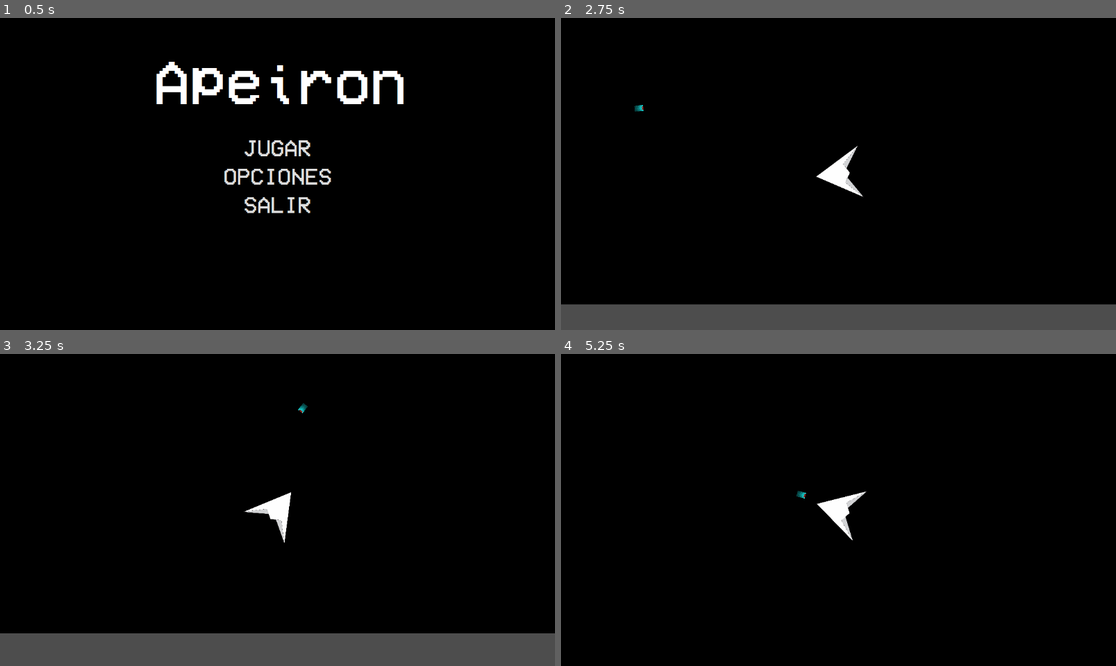
Above: before the commit, frames 1-4 (two rows, left to right).
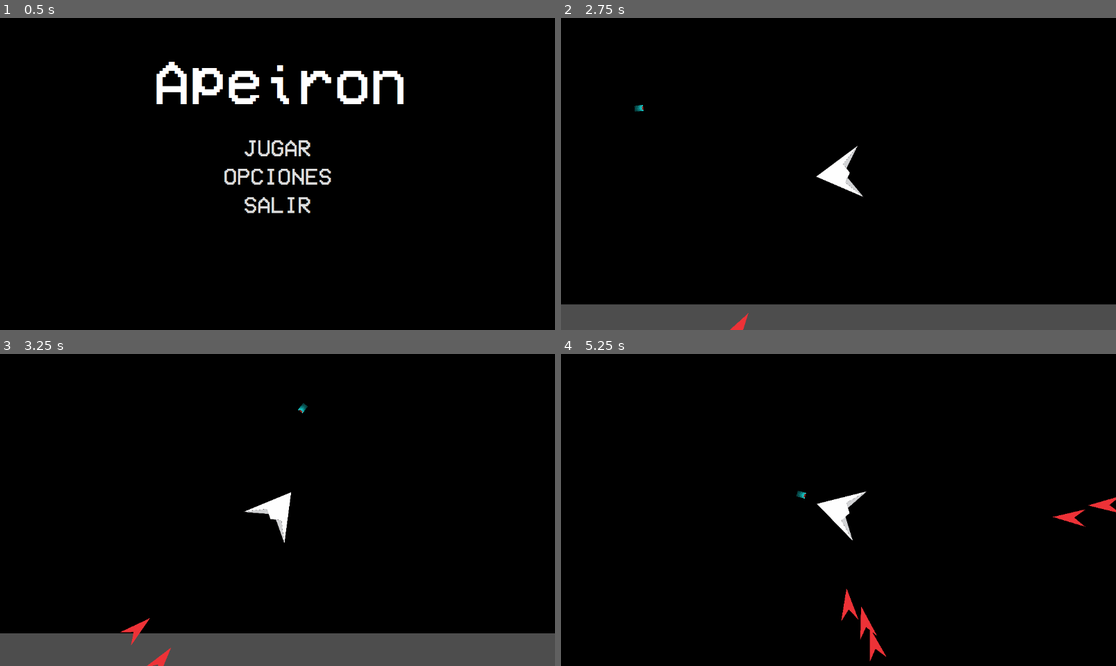
Above: after the commit, the same moments.

Repository: Maretesus666/Apeiron
Game: Godot game, scene res://scenes/menu.tscn
Same seed, same stepped clock (60 frames per second), same inputs: the game is played once before the commit and once after it.
Inputs (mouse positions are in pixels of both pictures, inside the frame that each line leads up to):
- Up to frame 1 (0.5 s): no input
- Up to frame 2 (2.75 s): click "JUGAR" at 0.5 s; tap Enter at 1.25 s; move the mouse to (960, 158) at 1.27 s; hold D (move_right) 1.28-2.03 s; click (960, 158) at 1.35 s; tap Space at 2 s; move the mouse to (727, 189) at 2.02 s; hold S (move_down) from 2.03 s (still down); click (727, 189) at 2.1 s
- Up to frame 3 (3.25 s): move the mouse to (333, 441) at 2.77 s; release S (move_down) at 2.78 s; hold D (move_right) from 2.78 s (still down); click (333, 441) at 2.85 s
- Up to frame 4 (5.25 s): move the mouse to (810, 572) at 3.52 s; release D (move_right) at 3.53 s; hold W (move_up) 3.53-4.28 s; click (810, 572) at 3.6 s; move the mouse to (1005, 556) at 4.27 s; hold A (move_left) from 4.28 s (still down); click (1005, 556) at 4.35 s; move the mouse to (672, 463) at 5.02 s; click (672, 463) at 5.1 s

Frame 1 is identical in both runs. In frame 2, less than 0.1% of the frame differs, in the area x 30-34%, y 94-100%; in frame 3, 0.2%; in frame 4, 0.6%, in the area x 50-100%, y 45-99%.

Commit message:
Enemigos
Se agregan enemigos con logica de movimiento y muerte

Diff:
--- a/apeiron-godot/scenes/bala.tscn
+++ b/apeiron-godot/scenes/bala.tscn
@@ -1,12 +1,12 @@
-[gd_scene load_steps=4 format=3 uid="uid://bul724b2bfmo1"]
+[gd_scene load_steps=4 format=3 uid="uid://k3mgp21netck"]
 
-[ext_resource type="Script" path="res://scripts/bala.gd" id="1_ouy26"]
+[ext_resource type="Script" uid="uid://bjkvtheorracu" path="res://scripts/bala.gd" id="1_ouy26"]
 [ext_resource type="Texture2D" uid="uid://dyh1bvourb0er" path="res://assets/sprites/bala.png" id="2_dahxl"]
 
 [sub_resource type="RectangleShape2D" id="RectangleShape2D_qtwi5"]
 size = Vector2(18, 12)
 
-[node name="Bala" type="Area2D"]
+[node name="Bala" type="Area2D" groups=["player", "player_bullet"]]
 script = ExtResource("1_ouy26")
 
 [node name="Sprite2D" type="Sprite2D" parent="."]
--- a/apeiron-godot/scenes/bala_2.tscn
+++ /dev/null
@@ -1,14 +0,0 @@
-[gd_scene load_steps=3 format=3 uid="uid://rrrpkjlcxs3e"]
-
-[ext_resource type="Texture2D" uid="uid://dyh1bvourb0er" path="res://assets/sprites/bala.png" id="1_7jdec"]
-
-[sub_resource type="RectangleShape2D" id="RectangleShape2D_pl6fa"]
-size = Vector2(18, 12)
-
-[node name="bala2" type="CharacterBody2D"]
-
-[node name="CollisionShape2D" type="CollisionShape2D" parent="."]
-shape = SubResource("RectangleShape2D_pl6fa")
-
-[node name="Sprite2D" type="Sprite2D" parent="."]
-texture = ExtResource("1_7jdec")
--- /dev/null
+++ b/apeiron-godot/scenes/enemigo.tscn
@@ -0,0 +1,23 @@
+[gd_scene load_steps=4 format=3 uid="uid://pu3q7pahxxq2"]
+
+[ext_resource type="Script" uid="uid://b5b5e1bslatle" path="res://scripts/enemigo.gd" id="1_hlx46"]
+[ext_resource type="Texture2D" uid="uid://cwqugk8wrh7st" path="res://assets/sprites/enemigo.png" id="2_1yqjy"]
+
+[sub_resource type="CapsuleShape2D" id="CapsuleShape2D_pe0jf"]
+radius = 113.5
+height = 668.0
+
+[node name="Enemigo" type="Area2D"]
+script = ExtResource("1_hlx46")
+
+[node name="Sprite2D" type="Sprite2D" parent="."]
+texture_repeat = 1
+rotation = 1.5707964
+scale = Vector2(0.09, 0.09)
+texture = ExtResource("2_1yqjy")
+
+[node name="CollisionShape2D" type="CollisionShape2D" parent="."]
+position = Vector2(2.861023e-06, 7.1525574e-07)
+rotation = 1.5707964
+scale = Vector2(0.09, 0.09)
+shape = SubResource("CapsuleShape2D_pe0jf")
--- a/apeiron-godot/scenes/game.tscn
+++ b/apeiron-godot/scenes/game.tscn
@@ -1,12 +1,26 @@
-[gd_scene load_steps=4 format=3 uid="uid://dn7ruopjurr62"]
+[gd_scene load_steps=6 format=3 uid="uid://dn7ruopjurr62"]
 
 [ext_resource type="Shader" uid="uid://cvu8ucill03dy" path="res://shaders/menu.gdshader" id="1_5evyv"]
 [ext_resource type="PackedScene" uid="uid://bcq45ypkaysta" path="res://scenes/jugador.tscn" id="1_svaqf"]
+[ext_resource type="Script" uid="uid://j7y4uc0ptpcw" path="res://scripts/enemy_spawner.gd" id="3_lnu2h"]
+
+[sub_resource type="GDScript" id="GDScript_lbhrr"]
+script/source = "extends Node2D
+
+
+var enemy_scene = preload(\"res://scenes/enemigo.tscn\")
+
+func spawn_enemy(position: Vector2):
+	var enemy = enemy_scene.instantiate()
+	enemy.global_position = position
+	add_child(enemy)
+"
 
 [sub_resource type="ShaderMaterial" id="ShaderMaterial_70w4t"]
 shader = ExtResource("1_5evyv")
 
 [node name="Game" type="Node2D"]
+script = SubResource("GDScript_lbhrr")
 
 [node name="Fondo" type="ColorRect" parent="."]
 material = SubResource("ShaderMaterial_70w4t")
@@ -23,3 +37,6 @@
 color = Color(0, 0, 0, 1)
 
 [node name="Jugador" parent="." instance=ExtResource("1_svaqf")]
+
+[node name="EnemySpawner" type="Node2D" parent="."]
+script = ExtResource("3_lnu2h")
--- a/apeiron-godot/scenes/jugador.tscn
+++ b/apeiron-godot/scenes/jugador.tscn
@@ -2,14 +2,18 @@
 
 [ext_resource type="Script" uid="uid://deo2rgxhri75e" path="res://scripts/jugador.gd" id="1_st4uy"]
 [ext_resource type="Texture2D" uid="uid://dsqmf3qkp4ovd" path="res://assets/sprites/nave.png" id="1_xbmdn"]
-[ext_resource type="PackedScene" uid="uid://bul724b2bfmo1" path="res://scenes/bala.tscn" id="3_r2ihm"]
+[ext_resource type="PackedScene" uid="uid://k3mgp21netck" path="res://scenes/bala.tscn" id="3_r2ihm"]
 [ext_resource type="Script" uid="uid://chch6oeolhd3b" path="res://scripts/camera_2d.gd" id="4_k64kw"]
 
 [sub_resource type="CircleShape2D" id="CircleShape2D_y38cv"]
-radius = 200.0
+radius = 270.1851
 
-[node name="jugador" type="CharacterBody2D"]
+[node name="jugador" type="CharacterBody2D" groups=["player"]]
 script = ExtResource("1_st4uy")
+
+[node name="Bala" parent="." instance=ExtResource("3_r2ihm")]
+scale = Vector2(0.1, 0.1)
+script = null
 
 [node name="Sprite2D" type="Sprite2D" parent="."]
 texture_filter = 2
@@ -23,13 +27,6 @@
 scale = Vector2(0.1, 0.1)
 shape = SubResource("CircleShape2D_y38cv")
 
-[node name="Marker2D" type="Marker2D" parent="."]
-position = Vector2(-58, -48)
-scale = Vector2(0.1, 0.1)
-
-[node name="Bala" parent="." instance=ExtResource("3_r2ihm")]
-scale = Vector2(0.1, 0.1)
-
 [node name="PuntoDisparo" type="Node2D" parent="."]
 position = Vector2(47, 0)
 
--- a/apeiron-godot/scenes/menu.tscn
+++ b/apeiron-godot/scenes/menu.tscn
@@ -1,10 +1,10 @@
 [gd_scene load_steps=9 format=3 uid="uid://bcyxi72ks4vie"]
 
 [ext_resource type="FontFile" uid="uid://bjkvctpyibltk" path="res://assets/fonts/ultrakill.ttf" id="1_ckuiw"]
-[ext_resource type="Script" path="res://scenes/menu.gd" id="1_kidjv"]
-[ext_resource type="Script" path="res://scripts/titulo_ola.gd" id="2_6tvaa"]
-[ext_resource type="Script" path="res://scripts/titulo.gd" id="2_jj1jh"]
-[ext_resource type="Shader" path="res://shaders/menu.gdshader" id="3_usg53"]
+[ext_resource type="Script" uid="uid://chihlynhm4o78" path="res://scripts/menu.gd" id="1_kidjv"]
+[ext_resource type="Script" uid="uid://cm7y5qhy54j7n" path="res://scripts/titulo_ola.gd" id="2_6tvaa"]
+[ext_resource type="Script" uid="uid://b0joy2nsrr6r3" path="res://scripts/titulo.gd" id="2_jj1jh"]
+[ext_resource type="Shader" uid="uid://cvu8ucill03dy" path="res://shaders/menu.gdshader" id="3_usg53"]
 [ext_resource type="StyleBox" uid="uid://vcrduyxrmcu" path="res://shaders/transparente.tres" id="5_5s8gr"]
 
 [sub_resource type="ShaderMaterial" id="ShaderMaterial_fl2qg"]
@@ -96,9 +96,9 @@
 theme_override_colors/icon_normal_color = Color(1, 0, 0, 1)
 theme_override_fonts/font = ExtResource("1_ckuiw")
 theme_override_font_sizes/font_size = 48
+theme_override_styles/normal = ExtResource("5_5s8gr")
+theme_override_styles/hover = ExtResource("5_5s8gr")
 theme_override_styles/hover_pressed = ExtResource("5_5s8gr")
-theme_override_styles/hover = ExtResource("5_5s8gr")
-theme_override_styles/normal = ExtResource("5_5s8gr")
 text = "JUGAR"
 autowrap_mode = 3
 icon_alignment = 1
@@ -111,9 +111,9 @@
 theme_override_colors/icon_normal_color = Color(1, 0, 0, 1)
 theme_override_fonts/font = ExtResource("1_ckuiw")
 theme_override_font_sizes/font_size = 48
+theme_override_styles/normal = ExtResource("5_5s8gr")
+theme_override_styles/hover = ExtResource("5_5s8gr")
 theme_override_styles/hover_pressed = ExtResource("5_5s8gr")
-theme_override_styles/hover = ExtResource("5_5s8gr")
-theme_override_styles/normal = ExtResource("5_5s8gr")
 text = "OPCIONES"
 autowrap_mode = 3
 icon_alignment = 1
@@ -126,9 +126,9 @@
 theme_override_colors/icon_normal_color = Color(1, 0, 0, 1)
 theme_override_fonts/font = ExtResource("1_ckuiw")
 theme_override_font_sizes/font_size = 48
+theme_override_styles/normal = ExtResource("5_5s8gr")
+theme_override_styles/hover = ExtResource("5_5s8gr")
 theme_override_styles/hover_pressed = ExtResource("5_5s8gr")
-theme_override_styles/hover = ExtResource("5_5s8gr")
-theme_override_styles/normal = ExtResource("5_5s8gr")
 text = "SALIR"
 autowrap_mode = 3
 icon_alignment = 1
--- a/apeiron-godot/scripts/bala.gd
+++ b/apeiron-godot/scripts/bala.gd
@@ -2,5 +2,9 @@
 
 @export var speed: float = 600.0
 
+
 func _physics_process(delta):
 	position += Vector2.RIGHT.rotated(rotation) * speed * delta
+
+func _ready():
+	add_to_group("player_bullet")
--- /dev/null
+++ b/apeiron-godot/scripts/enemigo.gd
@@ -0,0 +1,61 @@
+extends Area2D
+
+# Configuración del enemigo
+@export var speed = 150.0  # Velocidad de movimiento
+@export var health = 3  # Vida del enemigo
+@export var damage = 1  # Daño que causa al jugador
+
+var player = null  # Referencia al jugador
+
+func _ready():
+	# Conectar señales
+	body_entered.connect(_on_body_entered)
+	area_entered.connect(_on_area_entered)
+
+	# Buscar al jugador en la escena
+	player = get_tree().get_first_node_in_group("player")
+
+func _process(delta):
+	if player:
+		# Calcular dirección hacia el jugador
+		var direction = (player.global_position - global_position).normalized()
+
+		# Mover hacia el jugador
+		global_position += direction * speed * delta
+
+		# Opcional: rotar el enemigo hacia el jugador
+		rotation = direction.angle()
+
+func take_damage(amount: int):
+	health -= amount
+
+	# Efecto visual opcional (parpadeo)
+	flash_effect()
+
+	if health <= 0:
+		die()
+
+func die():
+	# Aquí puedes añadir efectos de muerte
+	# Por ejemplo: explosión, sonido, partículas
+	queue_free()  # Eliminar el enemigo
+
+func flash_effect():
+	# Efecto de parpadeo al recibir daño
+	modulate = Color(1, 0, 0)  # Rojo
+	await get_tree().create_timer(0.1).timeout
+	modulate = Color(1, 1, 1)  # Volver a normal
+
+func _on_body_entered(body):
+	# Si choca con el jugador
+	if body.is_in_group("player"):
+		# Aquí puedes hacer daño al jugador
+		if body.has_method("take_damage"):
+			body.take_damage(damage)
+		die()  # El enemigo muere al chocar
+
+func _on_area_entered(area):
+	# Si es una bala del jugador
+	if area.is_in_group("player_bullet"):
+		take_damage(1)
+		area.queue_free()  # Destruir la bala
--- /dev/null
+++ b/apeiron-godot/scripts/enemy_spawner.gd
@@ -0,0 +1,125 @@
+extends Node2D
+
+@export var enemy_scene = preload("res://scenes/enemigo.tscn")
+@export var spawn_interval = 2.0
+@export var min_distance = 300.0
+@export var max_distance = 500.0
+@export var max_enemies = 15
+
+enum SpawnPattern {
+	RANDOM,      # Posiciones aleatorias
+	CIRCLE,      # Círculo alrededor del jugador
+	WAVE,        # Oleadas desde un lado
+	CORNERS      # Desde las esquinas
+}
+
+@export var spawn_pattern: SpawnPattern = SpawnPattern.RANDOM
+@export var enemies_per_spawn = 3
+
+var player = null
+var spawn_timer = 0.0
+var current_enemies = 0
+
+func _ready():
+	player = get_tree().get_first_node_in_group("player")
+
+func _process(delta):
+	if not player:
+		return
+
+	spawn_timer += delta
+
+	if spawn_timer >= spawn_interval and current_enemies < max_enemies:
+		spawn_wave()
+		spawn_timer = 0.0
+
+func spawn_wave():
+	match spawn_pattern:
+		SpawnPattern.RANDOM:
+			spawn_random_pattern()
+		SpawnPattern.CIRCLE:
+			spawn_circle_pattern()
+		SpawnPattern.WAVE:
+			spawn_wave_pattern()
+		SpawnPattern.CORNERS:
+			spawn_corners_pattern()
+
+func spawn_random_pattern():
+	for i in range(enemies_per_spawn):
+		if current_enemies >= max_enemies:
+			break
+		var angle = randf() * TAU
+		var distance = randf_range(min_distance, max_distance)
+		var offset = Vector2(cos(angle), sin(angle)) * distance
+		spawn_enemy_at(player.global_position + offset)
+
+func spawn_circle_pattern():
+	var angle_step = TAU / enemies_per_spawn
+	for i in range(enemies_per_spawn):
+		if current_enemies >= max_enemies:
+			break
+		var angle = angle_step * i
+		var distance = (min_distance + max_distance) / 2
+		var offset = Vector2(cos(angle), sin(angle)) * distance
+		spawn_enemy_at(player.global_position + offset)
+
+func spawn_wave_pattern():
+	# Spawna desde un lado aleatorio
+	var side = randi() % 4  # 0=arriba, 1=derecha, 2=abajo, 3=izquierda
+
+	for i in range(enemies_per_spawn):
+		if current_enemies >= max_enemies:
+			break
+
+		var pos = Vector2.ZERO
+		var spread = randf_range(-200, 200)
+
+		match side:
+			0:  # Arriba
+				pos = player.global_position + Vector2(spread, -max_distance)
+			1:  # Derecha
+				pos = player.global_position + Vector2(max_distance, spread)
+			2:  # Abajo
+				pos = player.global_position + Vector2(spread, max_distance)
+			3:  # Izquierda
+				pos = player.global_position + Vector2(-max_distance, spread)
+
+		spawn_enemy_at(pos)
+
+func spawn_corners_pattern():
+	var corners = [
+		Vector2(1, 1),   # Abajo-derecha
+		Vector2(-1, 1),  # Abajo-izquierda
+		Vector2(1, -1),  # Arriba-derecha
+		Vector2(-1, -1)  # Arriba-izquierda
+	]
+
+	var count = min(enemies_per_spawn, 4)
+	for i in range(count):
+		if current_enemies >= max_enemies:
+			break
+		var corner = corners[i]
+		var distance = (min_distance + max_distance) / 2
+		var pos = player.global_position + corner * distance
+		spawn_enemy_at(pos)
+
+func spawn_enemy_at(pos: Vector2):
+	if not enemy_scene:
+		return
+
+	var enemy = enemy_scene.instantiate()
+	enemy.global_position = pos
+
+	if enemy.has_signal("tree_exiting"):
+		enemy.tree_exiting.connect(_on_enemy_died)
+
+	get_parent().add_child(enemy)
+	current_enemies += 1
+
+func _on_enemy_died():
+	current_enemies -= 1
+
+# Función para cambiar dificultad
+func increase_difficulty():
+	spawn_interval = max(0.5, spawn_interval - 0.2)
+	enemies_per_spawn = min(6, enemies_per_spawn + 1)
Binary file added: apeiron-godot/assets/sprites/enemigo.png
Not shown, added: apeiron-godot/assets/sprites/enemigo.png.import
Not shown, changed: apeiron-godot/scripts/bala.gd.uid
Not shown, added: apeiron-godot/scripts/enemigo.gd.uid
Not shown, added: apeiron-godot/scripts/enemy_spawner.gd.uid
Renamed: apeiron-godot/scenes/menu.gd -> apeiron-godot/scripts/menu.gd
Renamed: apeiron-godot/scenes/menu.gd.uid -> apeiron-godot/scripts/menu.gd.uid
